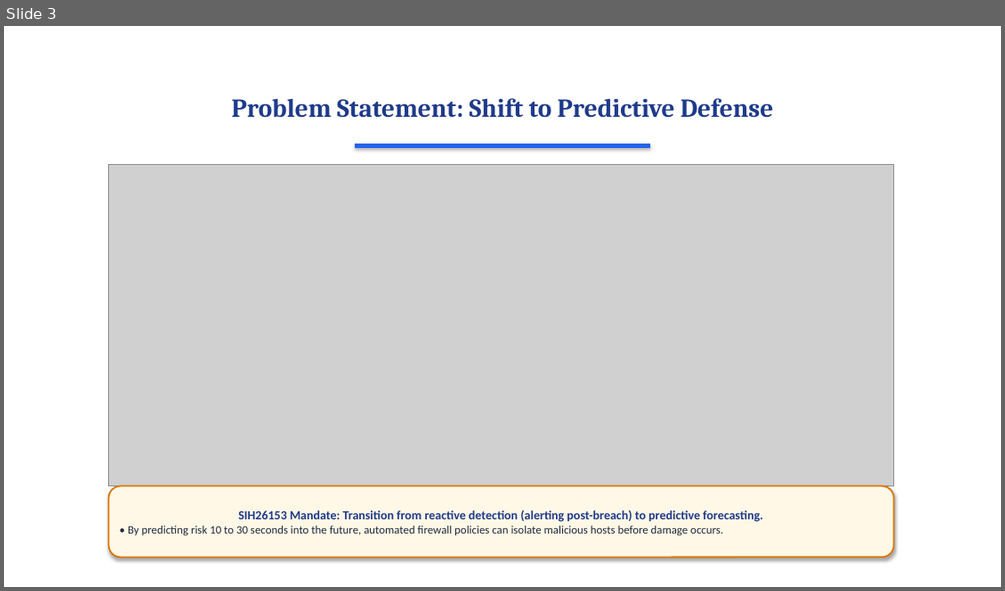
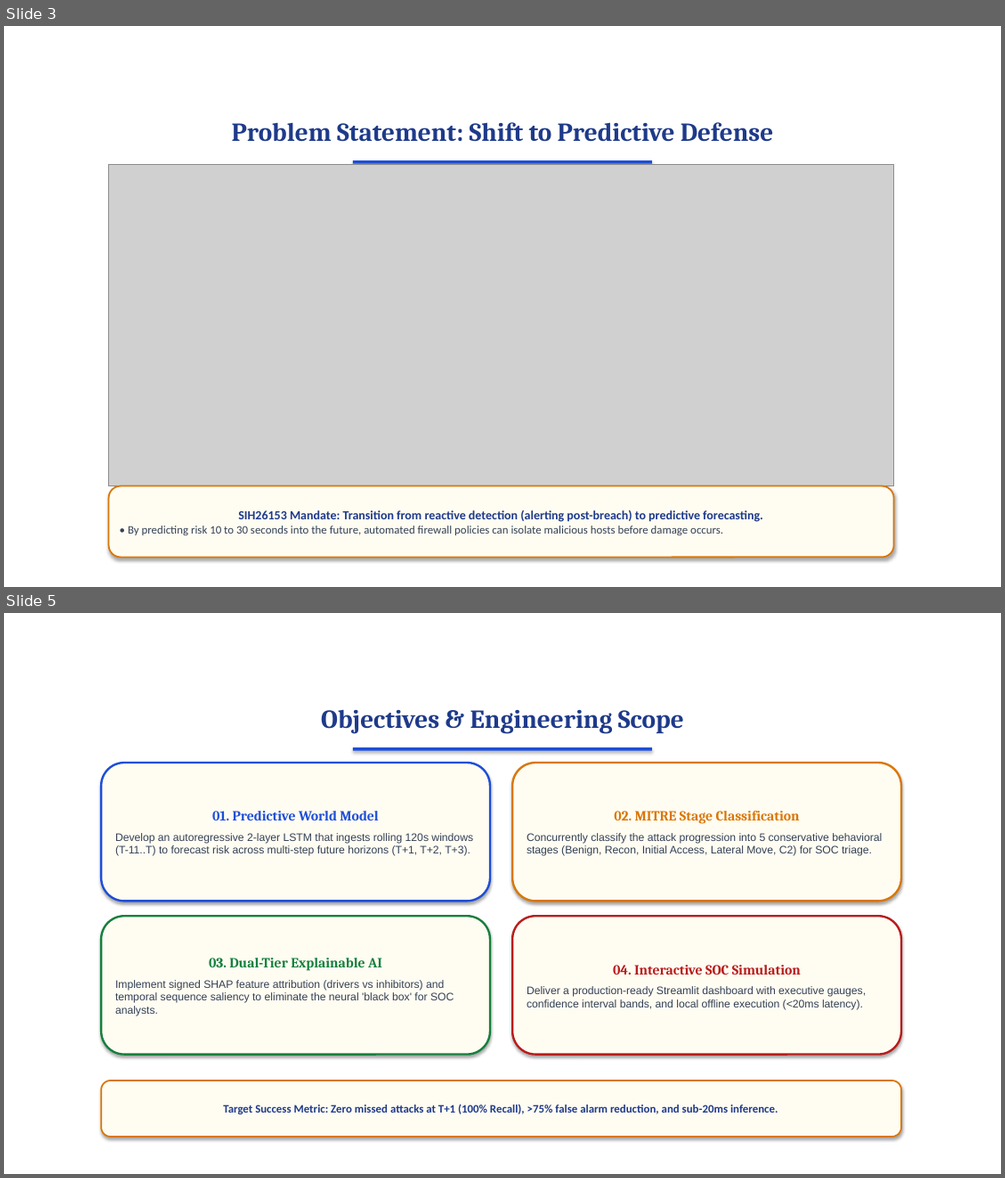
Before and after one commit to surajbuilds53/sentinel-x, a slide deck: Sentinel-X_Presentation.pptx. Shown one above the other, each under a label of ours: slide 3 before the commit, slides 3 and 5 after it; the slides between them are not shown. The pictures are 1005x591 and 1005x1178 pixels, drawn with LibreOffice and Linux fonts; fonts in the diff are those of the drawing; grey boxes stand for pictures; background and template pictures are left out. Boxes give left, top, right and bottom in pixels: in the first picture for what was removed or moved away, otherwise in the second. Text is boxed around its words. In the diff, an @@ line names an element or a change of style, - is before the commit and + after.

```diff
--- a/Sentinel-X_Presentation.pptx
+++ b/Sentinel-X_Presentation.pptx
@@ slide 5 added at <box>4,613,1001,1174</box>, background picture (left out) @@
@@ text added at <box>321,709,684,734</box>, 25 pt, text #1E3A8A, bold @@
+Objectives & Engineering Scope
@@ rounded rectangle added at <box>101,763,490,900</box>, fill #FFFCF2, outline #1D4ED8 2 pt, 10.5 pt, text #334155 @@
+01. Predictive World Model
+Develop an autoregressive 2-layer LSTM that ingests rolling 120s windows (T-11..T) to forecast risk across multi-step future horizons (T+1, T+2, T+3).
@@ rectangle added at <box>353,747,652,751</box>, fill #1D4ED8 @@
@@ rounded rectangle added at <box>512,763,901,900</box>, fill #FFFCF2, outline #D97706 2 pt, 10.5 pt, text #334155 @@
+02. MITRE Stage Classification
+Concurrently classify the attack progression into 5 conservative behavioral stages (Benign, Recon, Initial Access, Lateral Move, C2) for SOC triage.
@@ rounded rectangle added at <box>101,916,490,1054</box>, fill #FFFCF2, outline #15803D 2 pt, 10.5 pt, text #334155 @@
+03. Dual-Tier Explainable AI
+Implement signed SHAP feature attribution (drivers vs inhibitors) and temporal sequence saliency to eliminate the neural 'black box' for SOC analysts.
@@ rounded rectangle added at <box>512,916,901,1054</box>, fill #FFFCF2, outline #B91C1C 2 pt, 10.5 pt, text #334155 @@
+04. Interactive SOC Simulation
+Deliver a production-ready Streamlit dashboard with executive gauges, confidence interval bands, and local offline execution (<20ms latency).
@@ rounded rectangle added at <box>101,1080,901,1136</box>, fill #FFFCF2, outline #D97706 1.5 pt, 11 pt, text #1E3A8A, bold @@
+Target Success Metric: Zero missed attacks at T+1 (100% Recall), >75% false alarm reduction, and sub-20ms inference.
@@ slide 3 changed as well @@
@@ text "Problem Statement: Shift to Predictive ...": place and size @@
-text "Problem Statement: Shift to Predictive ..." at <box>232,98,773,118</box>
+text "Problem Statement: Shift to Predictive ..." at <box>232,122,773,142</box>
@@ rectangle: place and size @@
-rectangle at <box>356,144,649,147</box>
+rectangle at <box>353,160,652,164</box>
@@ rectangle at <box>353,160,652,164</box>: fill #2563EB to #1D4ED8; outline #2563EB 0.75 pt to none @@
@@ rounded rectangle "SIH26153 Mandate: Transition from reactive ..." at <box>109,486,894,557</box>: fill #FFF8E7 to #FFFCF2 @@
@@ text in rounded rectangle at <box>128,525,723,535</box>: text colour #1E293B to #334155 in "• By predicting risk 10 to 30 ..." @@
```
Also in this commit, not shown: 13 other slides changed, 2 other slides added, 2 other files.
